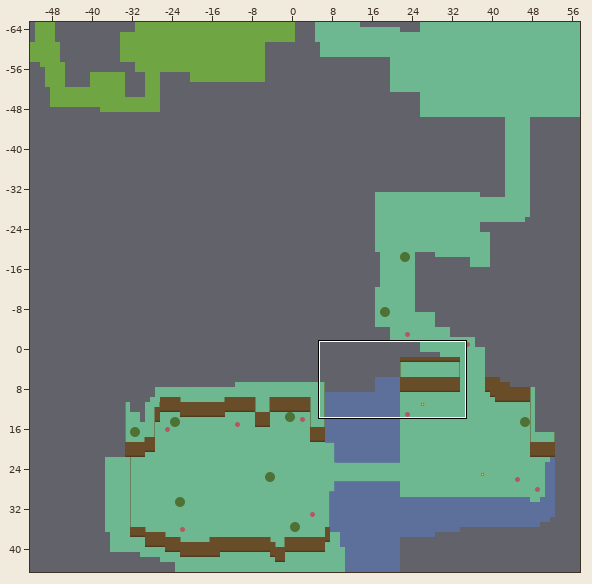
Two versions of a level (Tiled map, map.tmx). The picture above shows the old version from afar; the outline marks the close-up.
Close-up. Earlier state:
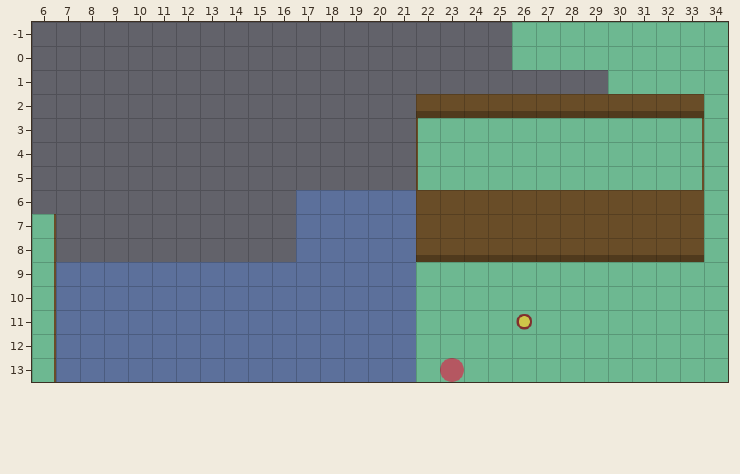
Cells are 32x32 px. Shown: x 6..34, y -1..13. The commit also changed other parts of the map, which this record leaves out.
And afterwards:
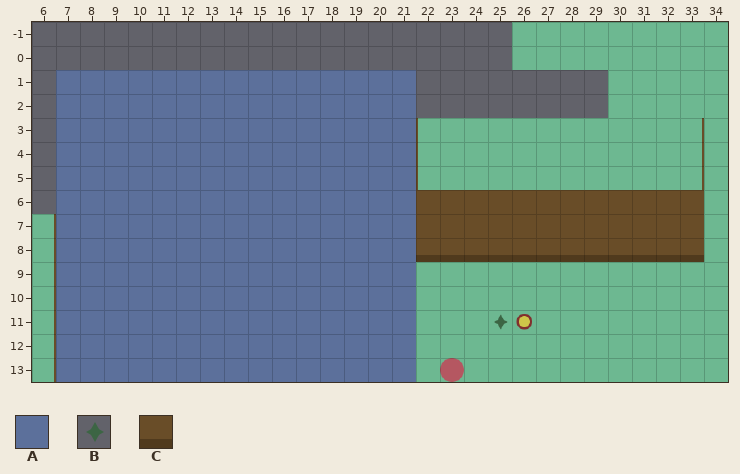
Key: from "tileset": A 0, B 5, C 231.
_ is an empty cell, . an unchanged one.
Tiles of an added or newly shown layer are drawn over the layers below it.
Message: attaque à distance + mob B
Difference:
--- layer "murs_layer"
@@ x 7..33 @@
- 1 _______________............
- 2 _______________CCCCCCCCCCCC
- 3 _______________............
- 4 _______________............
- 5 _______________............
- 6 __________.................
- 7 __________.................
- 8 __________.................
+ 1 AAAAAAAAAAAAAAA............
+ 2 AAAAAAAAAAAAAAA____________
+ 3 AAAAAAAAAAAAAAA............
+ 4 AAAAAAAAAAAAAAA............
+ 5 AAAAAAAAAAAAAAA............
+ 6 AAAAAAAAAA.................
+ 7 AAAAAAAAAA.................
+ 8 AAAAAAAAAA.................
--- layer "mobA/switchDown_Layer" (added)
@@ x 25..25 @@
-11 _
+11 B
Boxes around the changes in both close-ups, in picture pixels (x1, y1, x2, y2):
changed: (56, 70, 704, 262)
added: (494, 314, 508, 330)
